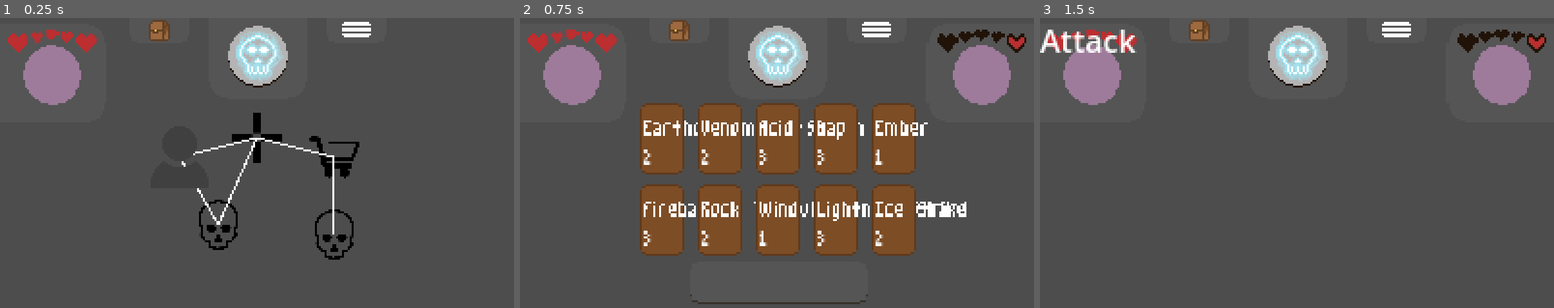
Above: before the commit, frames 1-3 (left to right).
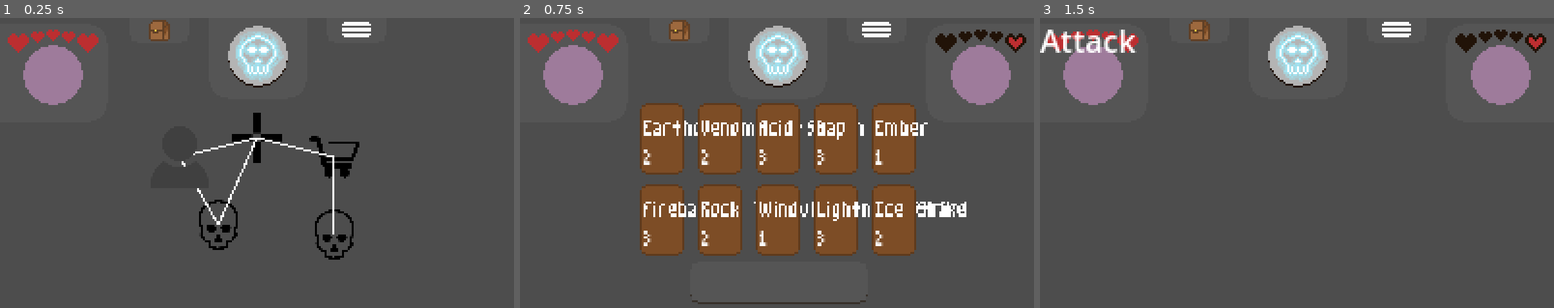
Above: after the commit, the same moments.

Repository: JosieBarber/roguelike
Game: Godot game, scene res://scenes/Main.tscn
The game is run twice, just before and just after one commit, with the same random seed, the same clock (stepped at 60 frames per second) and the same inputs.
Inputs (mouse positions are in pixels of both pictures, inside the frame that each line leads up to):
- Up to frame 1 (0.25 s): no input
- Up to frame 2 (0.75 s): tap Enter at 0.5 s; move the mouse to (735, 223) at 0.52 s; click (735, 223) at 0.67 s
- Up to frame 3 (1.5 s): tap Space at 0.77, 1.25 s; move the mouse to (1194, 177) at 1.27 s; click (1194, 177) at 1.42 s

The runs differ from the first frame. In frame 1, 0.2% of the frame differs, in the area x 5-20%, y 4-26%; in frame 2, 0.4%, in the area x 5-99%, y 4-30%; in frame 3, 0.4%.

Commit message:
Fix a resolution scaling issue in the UI

Diff:
--- a/project.godot
+++ b/project.godot
@@ -21,7 +21,6 @@
 window/size/viewport_height=150
 window/size/initial_screen=5
 window/stretch/mode="viewport"
-window/stretch/aspect="ignore"
 
 [rendering]
 
--- a/scenes/assets/UI.tscn
+++ b/scenes/assets/UI.tscn
@@ -32,10 +32,10 @@
 texture = ExtResource("5_q714u")
 
 [node name="PlayerUi" type="Sprite2D" parent="."]
-position = Vector2(27.5, 28.5)
+position = Vector2(28, 28.5)
 texture = ExtResource("5_a3xyv")
 
 [node name="EnemyUi" type="Sprite2D" parent="."]
 visible = false
-position = Vector2(238.5, 28.5)
+position = Vector2(238, 28.5)
 texture = ExtResource("6_rrsej")
